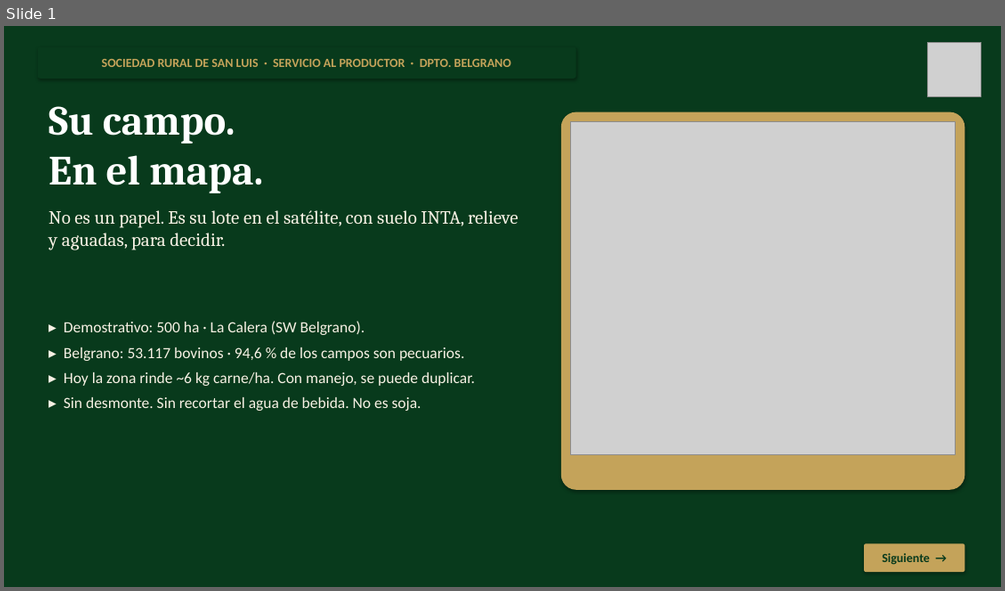
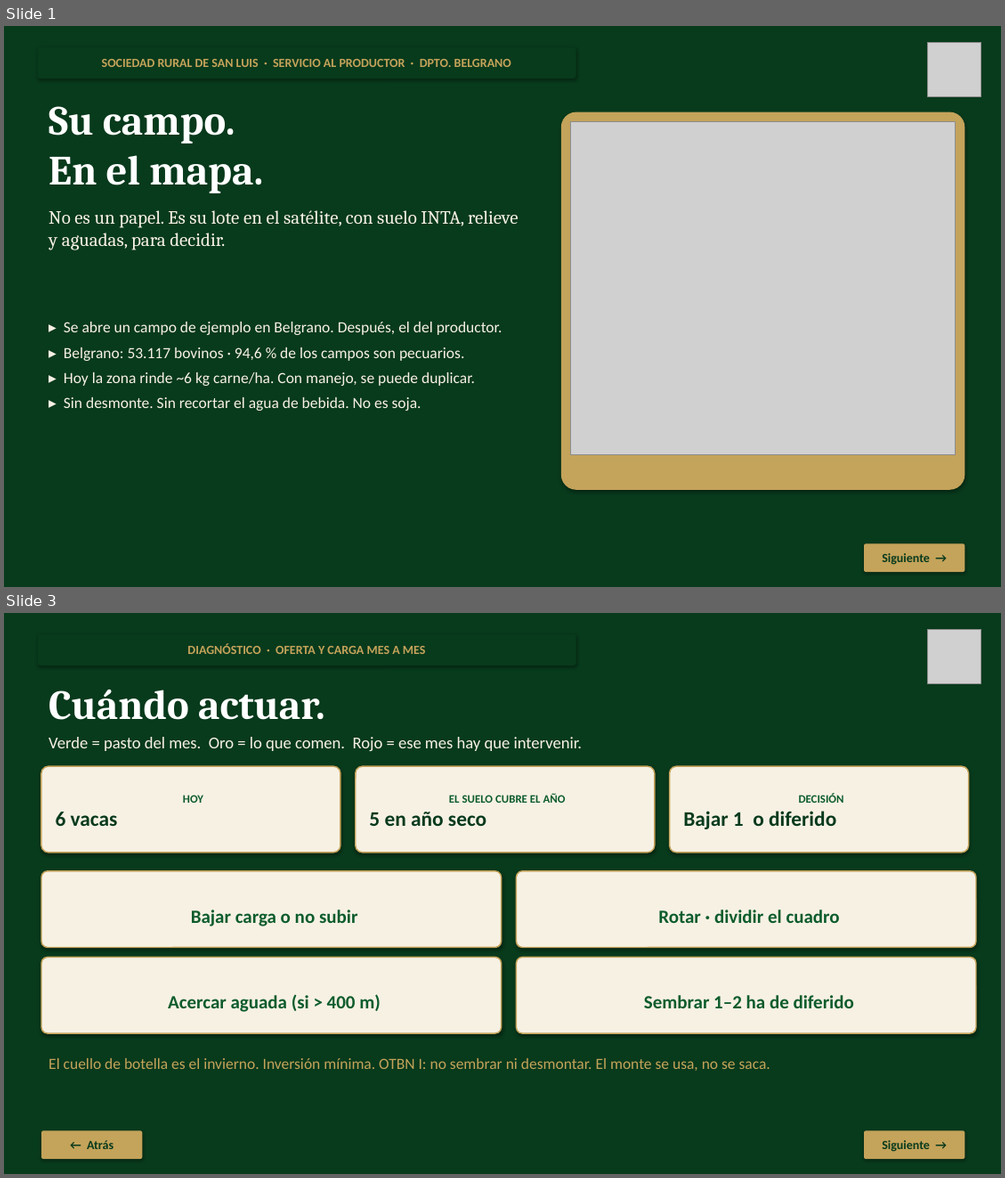
Before and after one commit to jose2026-market/gemelo-500ha-la-calera, a slide deck: Gemelo-Digital-Ganadero-productores.pptx. Shown one above the other, each under a label of ours: slide 1 before the commit, slides 1 and 3 after it; the slides between them are not shown. The pictures are 1005x591 and 1005x1178 pixels, drawn with LibreOffice and Linux fonts; fonts in the diff are those of the drawing; grey boxes stand for pictures. Boxes give left, top, right and bottom in pixels: in the first picture for what was removed or moved away, otherwise in the second. Text is boxed around its words. In the diff, an @@ line names an element or a change of style, - is before the commit and + after.

```diff
--- a/Gemelo-Digital-Ganadero-productores.pptx
+++ b/Gemelo-Digital-Ganadero-productores.pptx
@@ slide 3 added at <box>4,613,1001,1174</box>, background #083A1C @@
@@ rounded rectangle added at <box>38,634,576,666</box>, fill #083A1C, 12 pt, text #C4A35A, bold @@
+DIAGNÓSTICO · OFERTA Y CARGA MES A MES
@@ picture added at <box>928,629,981,683</box> @@
@@ text added at <box>48,689,325,720</box>, 40 pt, text #FFFFFF, bold @@
+Cuándo actuar.
@@ text added at <box>48,737,582,751</box>, 16 pt, text #F7F1E4 @@
+Verde = pasto del mes. Oro = lo que comen. Rojo = ese mes hay que intervenir.
@@ rounded rectangle added at <box>41,766,340,852</box>, fill #F7F1E4, outline #C4A35A 1.25 pt, 20 pt, text #083A1C, bold @@
+HOY
+6 vacas
@@ rounded rectangle added at <box>356,766,655,852</box>, fill #F7F1E4, outline #C4A35A 1.25 pt, 11 pt, text #0D5C2C, bold @@
+EL SUELO CUBRE EL AÑO
+5 en año seco
@@ rounded rectangle added at <box>670,766,969,852</box>, fill #F7F1E4, outline #C4A35A 1.25 pt, 20 pt, text #083A1C, bold @@
+DECISIÓN
+Bajar 1 o diferido
@@ rounded rectangle added at <box>41,871,502,948</box>, fill #F7F1E4, outline #C4A35A 1.25 pt, 18 pt, text #0D5C2C, bold @@
+Bajar carga o no subir
@@ rounded rectangle added at <box>517,871,976,948</box>, fill #F7F1E4, outline #C4A35A 1.25 pt, 18 pt, text #0D5C2C, bold @@
+Rotar · dividir el cuadro
@@ rounded rectangle added at <box>41,957,502,1033</box>, fill #F7F1E4, outline #C4A35A 1.25 pt, 18 pt, text #0D5C2C, bold @@
+Acercar aguada (si > 400 m)
@@ rounded rectangle added at <box>517,957,976,1033</box>, fill #F7F1E4, outline #C4A35A 1.25 pt, 18 pt, text #0D5C2C, bold @@
+Sembrar 1–2 ha de diferido
@@ text added at <box>48,1058,770,1070</box>, 15 pt, text #C4A35A @@
+El cuello de botella es el invierno. Inversión mínima. OTBN I: no sembrar ni desmontar. El monte se usa, no se saca.
@@ rounded rectangle added at <box>41,1130,142,1159</box>, fill #C4A35A, 12 pt, text #083A1C, bold @@
+← Atrás
@@ rounded rectangle added at <box>864,1130,965,1159</box>, fill #C4A35A, 12 pt, text #083A1C, bold @@
+Siguiente →
@@ slide 1 changed as well @@
@@ text at <box>64,321,502,335</box>: text changed @@
-▸ Demostrativo: 500 ha · La Calera (SW Belgrano).
+▸ Se abre un campo de ejemplo en Belgrano. Después, el del productor.
```
Also in this commit, not shown: 2 other slides changed, 4 other files.
